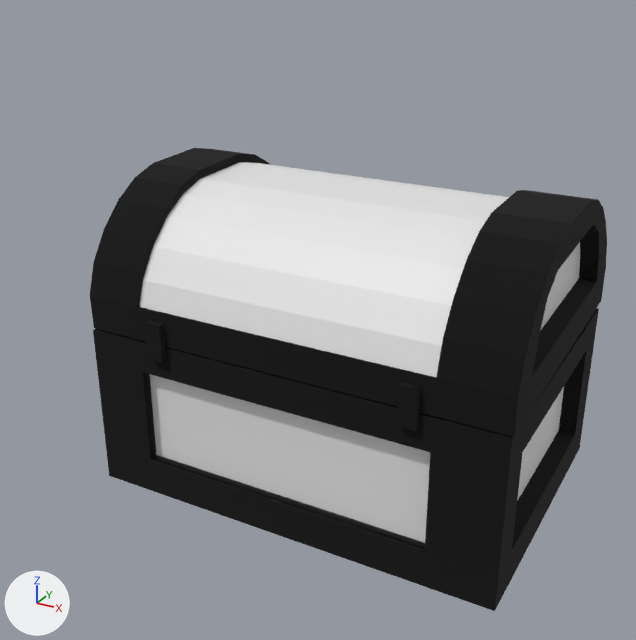
An edit to the FBX model Assets/Prefab/Chest.fbx, drawn before and after from the same camera.
Camera for both pictures: a camera (50 mm lens) standing at (4.94, -9.97, 6.0) and looking at (-0.18, -0.66, 1.35). The axes (+X, +Y, +Z) are drawn at lower left. The lights are the same throughout. Where no turn or scale is listed for an object, it has been applied to the vertices.
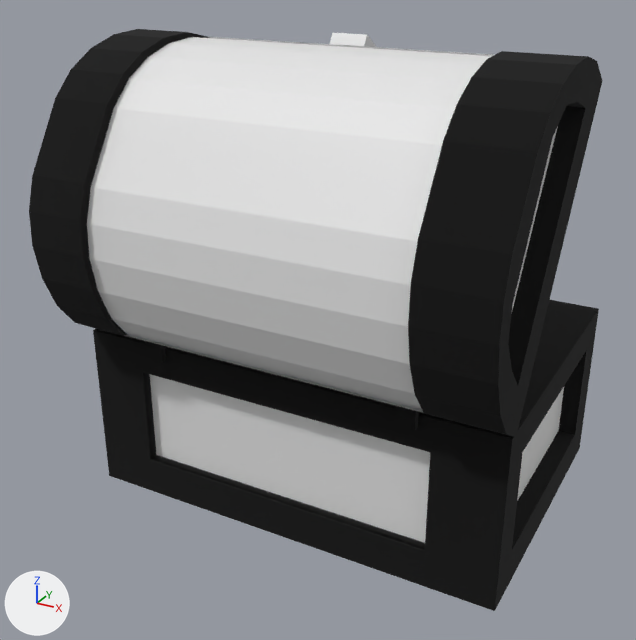
Changed parts and their boxes [x1, y1, x2, y2] in the pictures (636 x 640 px):
'Cube.002', moved, turned: before [90, 148, 607, 437]; after [29, 29, 603, 437]

What the commit changed:
Object 'Cube.002' (ob_cube_002) moves from (0.0, -0.44, -0.5) to (0.0, 0.34, 1.5).
Object 'Cube.002' (ob_cube_002) turns from (17, 0, -180) to (-40, 0, -180) degrees about x, y and z.
